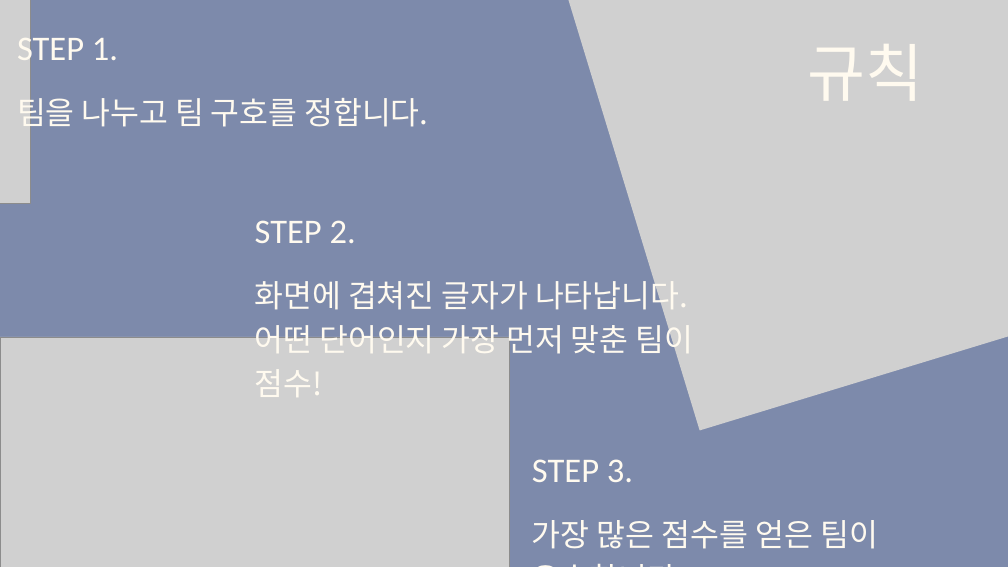
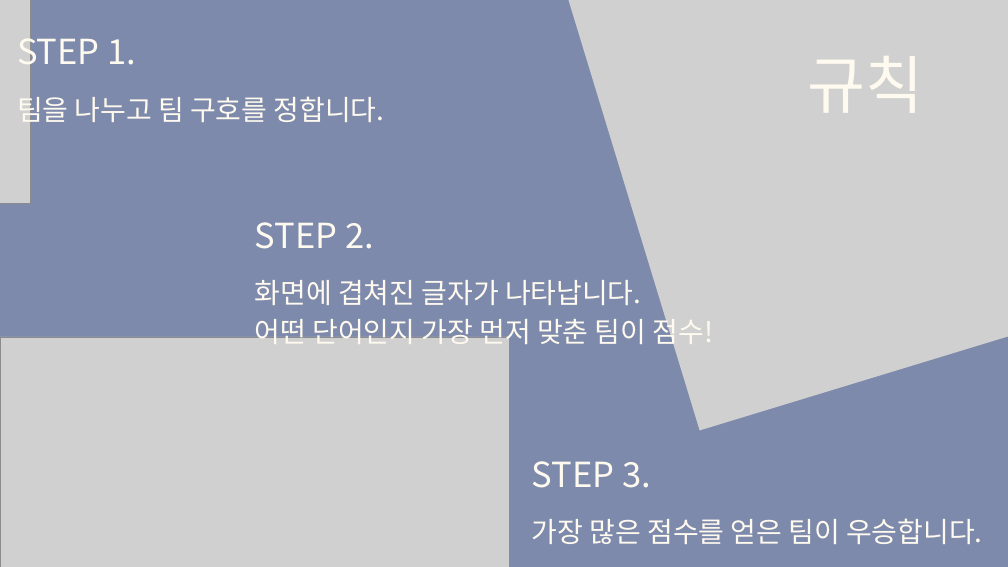
Before and after one commit to tkdgns25300/sunday_play, a slide deck: slide 2 of public/downloads/games/overlapping-letters/rules.pptx. Drawn at 1008x567 pixels with LibreOffice and Linux fonts; fonts in the diff are those of the drawing; grey boxes stand for pictures. Boxes give left, top, right and bottom in pixels: in the first picture for what was removed or moved away, otherwise in the second. Text is boxed around its words. In the diff, an @@ line names an element or a change of style, - is before the commit and + after.

```diff
--- a/public/downloads/games/overlapping-letters/rules.pptx
+++ b/public/downloads/games/overlapping-letters/rules.pptx
@@ font Calibri to Noto Sans CJK KR in 4 elements at (532,461,651,488), (17,30,136,74), (255,222,374,249), (808,56,924,113) @@
@@ text "규칙": place and size @@
-text "규칙" at (808,44,924,101)
+text "규칙" at (808,56,924,113)
@@ text "팀을 나누고 팀 구호를 정합니다." at (17,92,385,128): size 44.8 to 40 pt; line spacing 62.7pt to 56pt @@
@@ text "화면에 겹쳐진 글자가 나타납니다." at (255,280,714,350): size 44.8 to 40 pt; line spacing 62.8pt to 56pt @@
@@ text "가장 많은 점수를 얻은 팀이 ..." at (532,518,983,544): size 44.9 to 40 pt; line spacing 62.8pt to 56pt @@
```
Also in this commit, not shown: 14 other slides changed, 3 other files.
